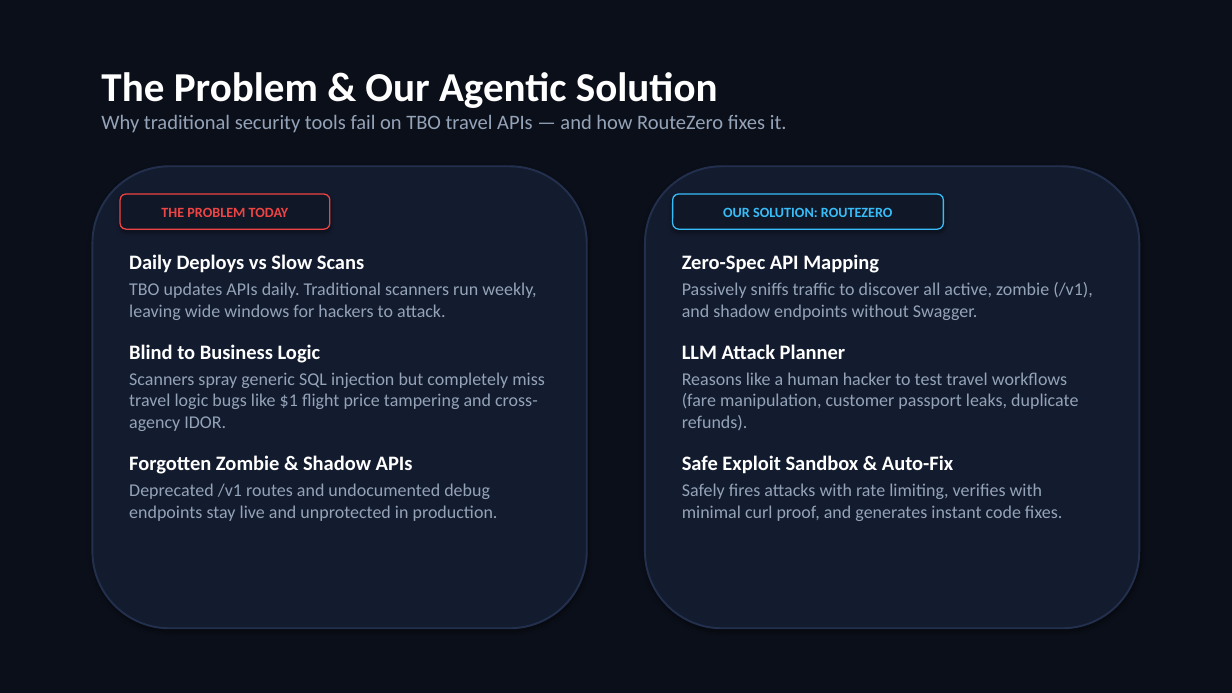
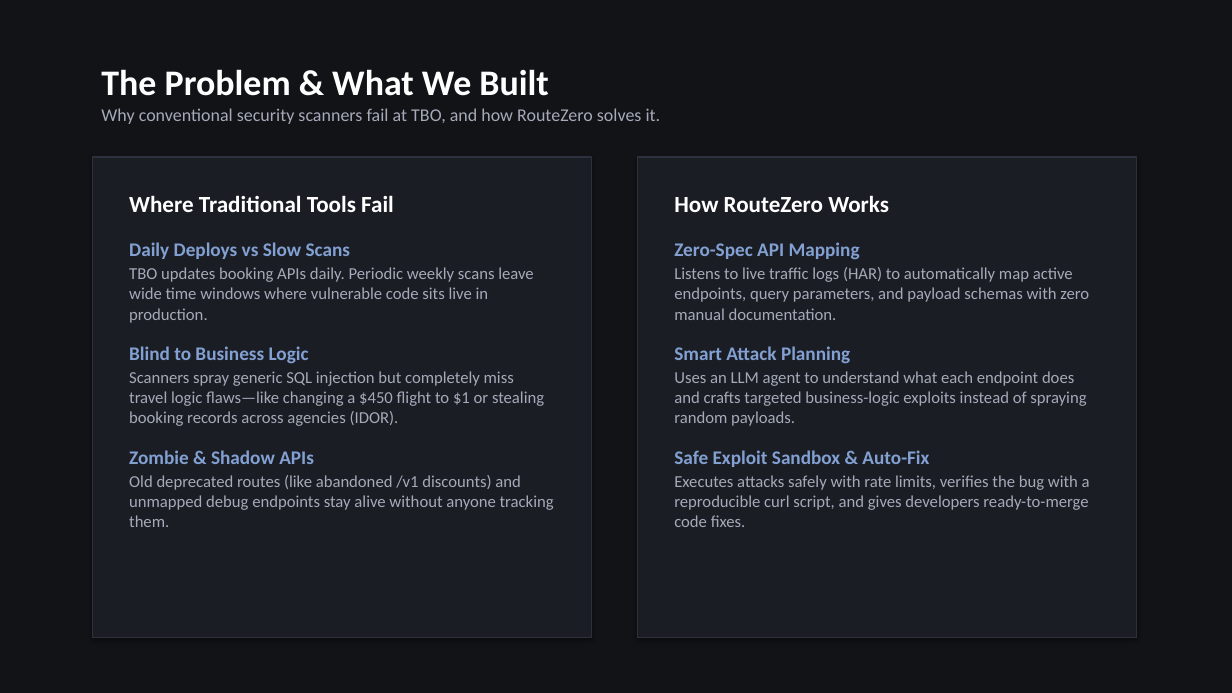
Before and after one commit to SaiSanthosh31/routezero, a slide deck: slide 2 of RouteZero_VoyageHack_Submission.pptx. Drawn at 1232x693 pixels with LibreOffice and Linux fonts; fonts in the diff are those of the drawing. Boxes give left, top, right and bottom in pixels: in the first picture for what was removed or moved away, otherwise in the second. Text is boxed around its words. In the diff, an @@ line names an element or a change of style, - is before the commit and + after.

Commit message:
design: human-crafted minimal executive presentation with clean typography

```diff
--- a/RouteZero_VoyageHack_Submission.pptx
+++ b/RouteZero_VoyageHack_Submission.pptx
@@ rectangle at <box>0,0,1232,693</box>: fill #0B0F19 to #121317 @@
@@ text at <box>101,69,661,124</box>: text changed; size 16 to 14 pt; text colour #94A3B8 to #A5AAB9 @@
-The Problem & Our Agentic Solution
-Why traditional security tools fail on TBO travel APIs — and how RouteZero fixes it.
+The Problem & What We Built
+Why conventional security scanners fail at TBO, and how RouteZero solves it.
@@ rectangle: place and size @@
-rectangle at <box>92,166,587,628</box>
+rectangle at <box>92,157,592,638</box>
@@ rectangle at <box>92,157,592,638</box>: rounded rectangle to rectangle; fill #131B2E to #1B1D24; outline #23304D 1.5 pt to #2E313D 1 pt @@
@@ rectangle added at <box>638,157,1137,638</box>, fill #1B1D24, outline #2E313D 1 pt @@
@@ rounded rectangle removed at <box>645,166,1140,628</box> @@
@@ text "Where Traditional Tools Fail": place and size @@
-text "Where Traditional Tools Fail" at <box>129,254,545,521</box>
+text "Where Traditional Tools Fail" at <box>129,195,554,527</box>
@@ rounded rectangle removed at <box>120,194,330,229</box> @@
-THE PROBLEM TODAY
@@ text at <box>129,195,394,212</box>: paragraph added @@
+Where Traditional Tools Fail
@@ text "How RouteZero Works": place and size @@
-text "How RouteZero Works" at <box>682,254,1093,521</box>
+text "How RouteZero Works" at <box>674,195,1090,527</box>
@@ rounded rectangle removed at <box>673,194,944,229</box> @@
-OUR SOLUTION: ROUTEZERO
@@ text at <box>674,195,889,212</box>: paragraph added @@
+How RouteZero Works
@@ text at <box>129,267,533,323</box>: text changed; size 14 to 13 pt; text colour #94A3B8 to #A5AAB9 @@
-TBO updates APIs daily. Traditional scanners run weekly, leaving wide windows for hackers to attack.
+TBO updates booking APIs daily. Periodic weekly scans leave wide time windows where vulnerable code sits live in production.
@@ text at <box>129,242,350,364</box>: size 16 to 15 pt, text colour #FFFFFF to #82A0D2 in "Daily Deploys vs Slow Scans", "Blind to Business Logic"; less space between paragraphs @@
@@ text at <box>674,267,1089,426</box>: text changed; size 14 to 13 pt; text colour #94A3B8 to #A5AAB9 @@
-Passively sniffs traffic to discover all active, zombie (/v1), and shadow endpoints without Swagger.
-LLM Attack Planner
-Reasons like a human hacker to test travel workflows (fare manipulation, customer passport leaks, duplicate refunds).
+Listens to live traffic logs (HAR) to automatically map active endpoints, query parameters, and payload schemas with zero manual documentation.
+Smart Attack Planning
+Uses an LLM agent to understand what each endpoint does and crafts targeted business-logic exploits instead of spraying random payloads.
@@ text at <box>674,242,929,467</box>: size 16 to 15 pt, text colour #FFFFFF to #82A0D2 in "Zero-Spec API Mapping", "Safe Exploit Sandbox & Auto-Fix"; less space between paragraphs @@
@@ text at <box>129,371,554,527</box>: text changed; size 14 to 13 pt; text colour #94A3B8 to #A5AAB9 @@
-Scanners spray generic SQL injection but completely miss travel logic bugs like $1 flight price tampering and cross-agency IDOR.
-Forgotten Zombie & Shadow APIs
-Deprecated /v1 routes and undocumented debug endpoints stay live and unprotected in production.
+Scanners spray generic SQL injection but completely miss travel logic flaws—like changing a $450 flight to $1 or stealing booking records across agencies (IDOR).
+Zombie & Shadow APIs
+Old deprecated routes (like abandoned /v1 discounts) and unmapped debug endpoints stay alive without anyone tracking them.
@@ text at <box>674,475,1090,527</box>: text changed; size 14 to 13 pt; text colour #94A3B8 to #A5AAB9 @@
-Safely fires attacks with rate limiting, verifies with minimal curl proof, and generates instant code fixes.
+Executes attacks safely with rate limits, verifies the bug with a reproducible curl script, and gives developers ready-to-merge code fixes.
```
Also in this commit, not shown: 2 other slides changed, 1 slide added, 1 slide removed, 1 other file.
